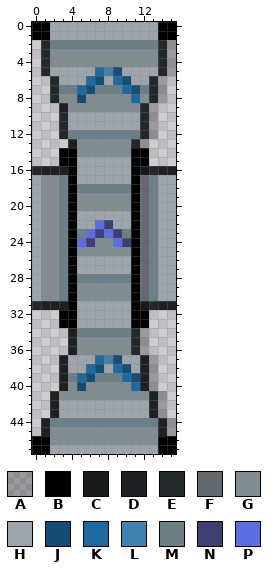
Pixel-art sprite, stored at data/gfx/world-obj/belt-over.png. That is the earlier state.
The file is 16x48 pixels. Colours within 5 levels of each other are drawn and written as one.
Palette (. is transparent): A #00000040  B #000000  C #17191b  D #1e2123  E #23282a  F #626a6e  G #828d92  H #9da5ab  J #164d74  K #1c6aa0  L #4081af  M #6c7e86  N #3f3f74  P #5b6ee1
Pixels before, first column x 0:
 0 BBHHHHHHHHHHHHBB
 1 BBHHHHHHHHHHHHBB
 2 .EMMMMMMMMMMMMEA
 3 .EGGGGGGGGGGGGEA
 4 .EGGGGGGGGGGGGEA
 5 .EHHHHHKLJHHHHEA
 6 ..EHHHKJHKJHHEA.
 7 ..EMMKJMMMKJMEA.
 8 ..EGGJGGGGGKGEA.
 9 ...DGGGGGGGGEA..
10 ...EHHHHHHHHEA..
11 ...EHHHHHHHHEA..
12 ...EMMMMMMMMEA..
13 ....DGGGGGGEA...
14 ...BBGGGGGGBB...
15 ...BBHHHHHHBB...
16 EDDDBHHHHHHBCEDD
17 HGGMBHHHHHHBFMHH
18 HGGMBMMMMMMBFMHH
19 HGGMBGGGGGGBFMHH
20 HGGMBGGGGGGBFMHH
21 HGGMBHHHHHHBFMHH
22 HGGMBHHPNHHBFMHH
23 HGGMBMPNPNMBFMHH
24 HGGMBPNGGPNBFMHH
25 HGGMBGGGGGGBFMHH
26 HGGMBHHHHHHBFMHH
27 HGGMBHHHHHHBFMHH
28 HGGMBMMMMMMBFMHH
29 HGGMBGGGGGGBFMHH
30 HGGMBGGGGGGBFMHH
31 EDDDBHHHHHHBCEDD
32 ...BBHHHHHHBB...
33 ...BBHHHHHHBB...
34 ....DMMMMMMEA...
35 ....DGGGGGGEA...
36 ....DGGGGGGEA...
37 ...DHHHKLJHHDA..
38 ...DHHKJHKJHDA..
39 ...DMKJMMMKJDA..
40 ...DGJGGGGGKDA..
41 ..DGGGGGGGGGGDA.
42 ..DHHHHHHHHHHDA.
43 ..DHHHHHHHHHHDA.
44 .DMMMMMMMMMMMMDA
45 .DGGGGGGGGGGGGDA
46 BBGGGGGGGGGGGGBB
47 BBHHHHHHHHHHHHBB
New version:
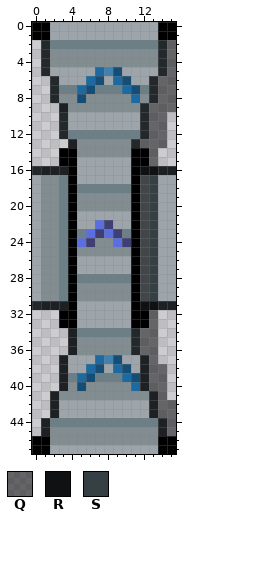
Colours new in this view: Q #00000081  R #0f1112  S #363f43
Log entry: stronger shadow
From old to new:
colour F: #626a6e -> #414649
y 2..5: x 15 A -> Q
y 6..8: x 14..15 A. -> QQ
y 9: x 13..15 A.. -> QQQ
y 10..12: x 13..14 A. -> QQ
y 13: x 12..14 A.. -> QQQ
y 14..15: x 13 . -> Q
y 16: x 12..13 CE -> RR
y 17..30: x 13 M -> S
y 31: x 12..13 CE -> RR
y 32..33: x 13 . -> Q
y 34..36: x 12..13 A. -> QQ
y 37: x 13 A -> Q
y 38..40: x 13..14 A. -> QQ
y 41: x 14 A -> Q
y 42..43: x 14..15 A. -> QQ
y 44..45: x 15 A -> Q
